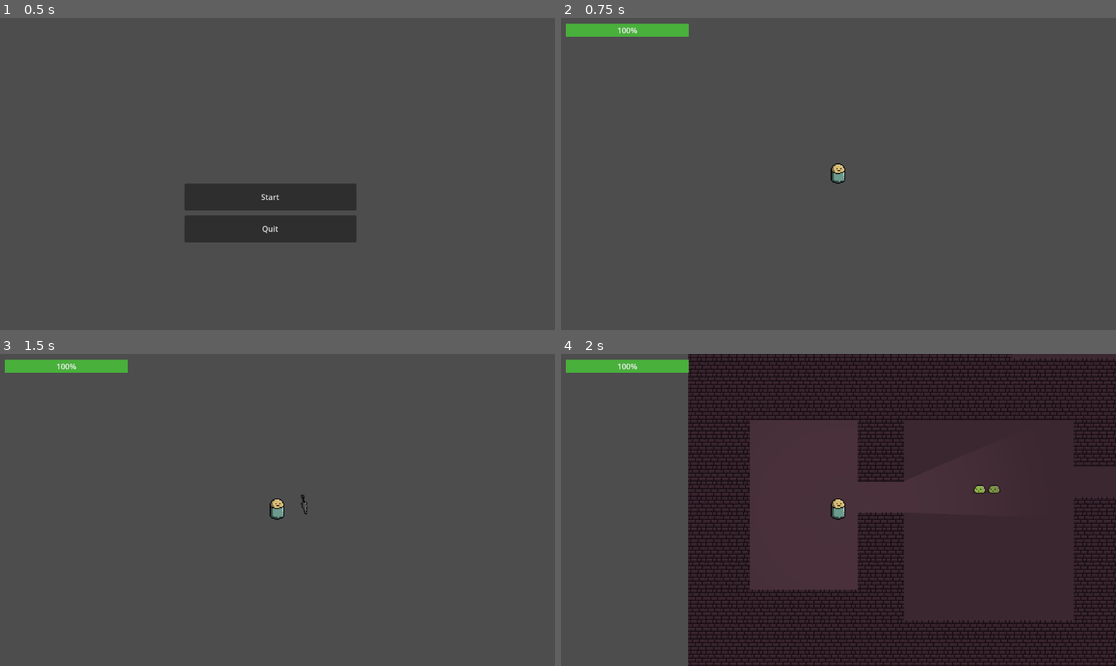
Above: before the commit, frames 1-4 (two rows, left to right).
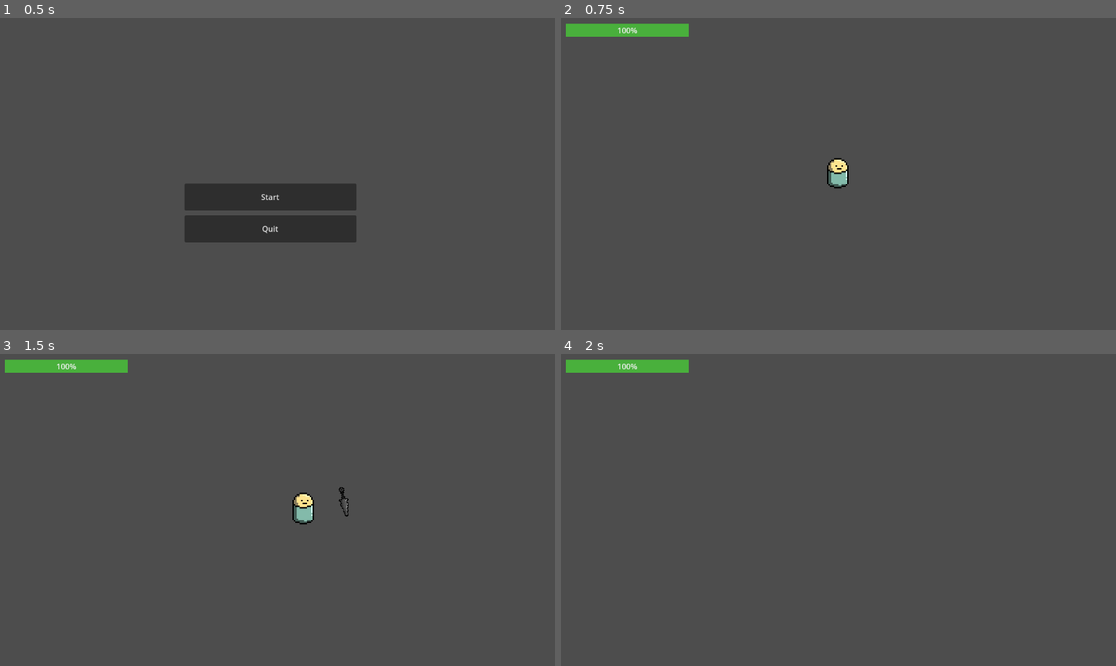
Above: after the commit, the same moments.

Repository: guywiththenose/DungeonGame
Game: Godot game, scene res://Menu.tscn
The game is run twice, just before and just after one commit, with the same random seed, the same clock (stepped at 60 frames per second) and the same inputs.
Inputs (mouse positions are in pixels of both pictures, inside the frame that each line leads up to):
- Up to frame 1 (0.5 s): no input
- Up to frame 2 (0.75 s): click "Start" at 0.5 s
- Up to frame 3 (1.5 s): move the mouse to (399, 494) at 1.27 s; hold D (right) from 1.28 s (still down); hold Space (attack) from 1.28 s (still down)
- Up to frame 4 (2 s): keep holding D (right); keep holding Space (attack)

Frame 1 is identical in both runs. In frame 2, 0.3% of the frame differs, in the area x 47-52%, y 44-55%; in frame 3, 0.5%; in frame 4, 77%, in the area x 22-100%, y 0-100%.

Commit message:
v1.26
lotsa stuff

Diff:
--- a/Enemy1.gd
+++ b/Enemy1.gd
@@ -1,17 +1,20 @@
 extends CharacterBody2D
 
 @export var speed = 40
+@export var health = 2
+@export var damage = 5
 
 @onready var player = get_tree().get_first_node_in_group("player")
 @onready var sprite = $AnimatedSprite2D
-@export var health = 2
 @onready var damagetimer = $Hitbox/Damagetimer
-@export var damage = 5
-@onready var navigation_agent := $NavigationAgent2D as NavigationAgent2D
+@onready var navigation_agent = $NavigationAgent2D as NavigationAgent2D
 @onready var los = $RayCast2D
 
 var player_spotted = false
-#var moveable = false
+
+func _ready() -> void:
+	# Optionally initialize any necessary logic here
+	los.enabled = true
 
 func check_collision():
 	if not damagetimer.is_stopped():
@@ -24,40 +27,37 @@
 				damagetimer.start()
 
 func _physics_process(delta: float) -> void:
-	#if moveable == true:
-		player_spotted =check_player_in_detection()
-		print(player_spotted,"success")
-		var dir = to_local(navigation_agent.get_next_path_position()).normalized()
-		velocity = dir * speed
-		los.look_at(player.global_position)
+	los.look_at(player.global_position)
+	check_player_in_detection()
+	if player_spotted:
+		var direction = to_local(navigation_agent.get_next_path_position()).normalized()
+		velocity = direction * speed
 		if velocity.x > 0:
 			sprite.flip_h = true
 		else:
 			sprite.flip_h = false
 
-		move_and_slide()
-		check_collision()
+	move_and_slide()
+	check_collision()
 
 func take_damage(dmg):
 	health -= dmg
 	if health <= 0:
 		queue_free()
 
-#func _on_playerbox_body_entered(body):
-	#if body.is_in_group("player"):
-		#moveable = true
-
-func check_player_in_detection() -> bool:
-	var collider = los.get_collider()
-	if collider and is_in_group("player"):
-		#player_spotted = true
-		print("detection")
-		return true
-	return false
+func check_player_in_detection() -> void:
+	if los.is_colliding():
+		var collider = los.get_collider()
+		if collider and collider.is_in_group("player"):
+			player_spotted = true
+		else:
+			player_spotted = false
+	else:
+		player_spotted = false
 
 func make_path() -> void:
-	if player_spotted == true:
 		navigation_agent.target_position = player.global_position
 
 func _on_nav_timer_timeout():
-	make_path()
+	if player_spotted:
+		make_path()
--- a/Main.gd
+++ b/Main.gd
@@ -4,6 +4,7 @@
 var Player = preload("res://player.tscn")
 const ENEMY_1 = preload("res://enemy_1.tscn")
 const FINISH_PORTAL = preload("res://finish_portal.tscn")
+const BOX = preload("res://box.tscn")
 @onready var map = $TileMap
 @onready var main = get_node("/root/Main")
 
@@ -15,6 +16,9 @@
 @export var cull = 0.2
 @export var enemy_min = 1
 @export var enemy_max = 10
+@export var box_min = 0
+@export var box_max = 3
+
 
 var path
 var start_room
@@ -33,6 +37,7 @@
 	await find_start_room()
 	await level_finish_generator()
 	await spawn_enemies()
+	await spawn_boxes()
 	await generate_player()
 	PlayerStats.dead.connect(player_death)
 
@@ -68,10 +73,6 @@
 		if spawn.global_position == start_room.global_position or spawn.global_position == end_room.global_position:
 			continue
 		else:
-			#var enemy = ENEMY_1.instantiate()
-			#var spawn_point = spawn
-			#enemy.global_position = spawn_point.global_position
-			#main.add_child(enemy)
 
 			var enemy_number = round(randi_range(enemy_min,enemy_max))
 			for i in range(0, enemy_number):
@@ -80,6 +81,21 @@
 				enemy.global_position = spawn_point.global_position
 				main.add_child(enemy)
 				enemy.global_position += Vector2(randi_range(-30,30), randi_range(-30,30))
+
+func spawn_boxes():
+	spawners = $Spawners.get_children()
+	for spawn in spawners:
+		if spawn.global_position == start_room.global_position or spawn.global_position == end_room.global_position:
+			continue
+		else:
+
+			var box_number = round(randi_range(box_min,box_max))
+			for i in range(0, box_number):
+				var box = BOX.instantiate()
+				var spawn_point = spawn
+				box.global_position = spawn_point.global_position
+				main.add_child(box)
+				box.global_position += Vector2(randi_range(-25,25), randi_range(-25,25))
 
 func level_finish_generator():
 	var portal = FINISH_PORTAL.instantiate()
--- a/Tilemap/main.tscn
+++ b/Tilemap/main.tscn
@@ -1090,11 +1090,16 @@
 speed = 100
 
 [node name="Camera2D" type="Camera2D" parent="Player"]
-zoom = Vector2(2, 2)
+zoom = Vector2(3, 3)
+position_smoothing_enabled = true
+position_smoothing_speed = 2.0
+drag_horizontal_enabled = true
+drag_vertical_enabled = true
 
 [node name="Spawners" type="Node2D" parent="."]
 
 [node name="Enemies" type="Node2D" parent="."]
 
 [node name="CanvasModulate" type="CanvasModulate" parent="."]
+visible = false
 color = Color(0.791999, 0.791999, 0.791999, 1)
--- /dev/null
+++ b/box.tscn
@@ -0,0 +1,24 @@
+[gd_scene load_steps=4 format=3 uid="uid://seuwsqpom8io"]
+
+[ext_resource type="Texture2D" uid="uid://b6vs1bah76jrc" path="res://New Piskel (7).png" id="1_ym7kl"]
+
+[sub_resource type="RectangleShape2D" id="RectangleShape2D_5o6a0"]
+size = Vector2(15, 19)
+
+[sub_resource type="CanvasItemMaterial" id="CanvasItemMaterial_qwojh"]
+light_mode = 2
+
+[node name="RigidBody2D" type="RigidBody2D"]
+collision_layer = 3
+collision_mask = 3
+mass = 0.01
+gravity_scale = 0.0
+freeze = true
+
+[node name="CollisionShape2D" type="CollisionShape2D" parent="."]
+position = Vector2(-0.5, -0.5)
+shape = SubResource("RectangleShape2D_5o6a0")
+
+[node name="NewPiskel(7)" type="Sprite2D" parent="."]
+material = SubResource("CanvasItemMaterial_qwojh")
+texture = ExtResource("1_ym7kl")
--- a/enemy_1.tscn
+++ b/enemy_1.tscn
@@ -69,7 +69,6 @@
 shape = SubResource("CircleShape2D_t3mkt")
 
 [node name="NavigationAgent2D" type="NavigationAgent2D" parent="."]
-debug_enabled = true
 
 [node name="NavTimer" type="Timer" parent="."]
 wait_time = 0.1
Binary file added: New Piskel (7).png
Not shown, added: New Piskel (7).png.import
Not shown: 2 places in enemy_1.tscn that only renumber resources
